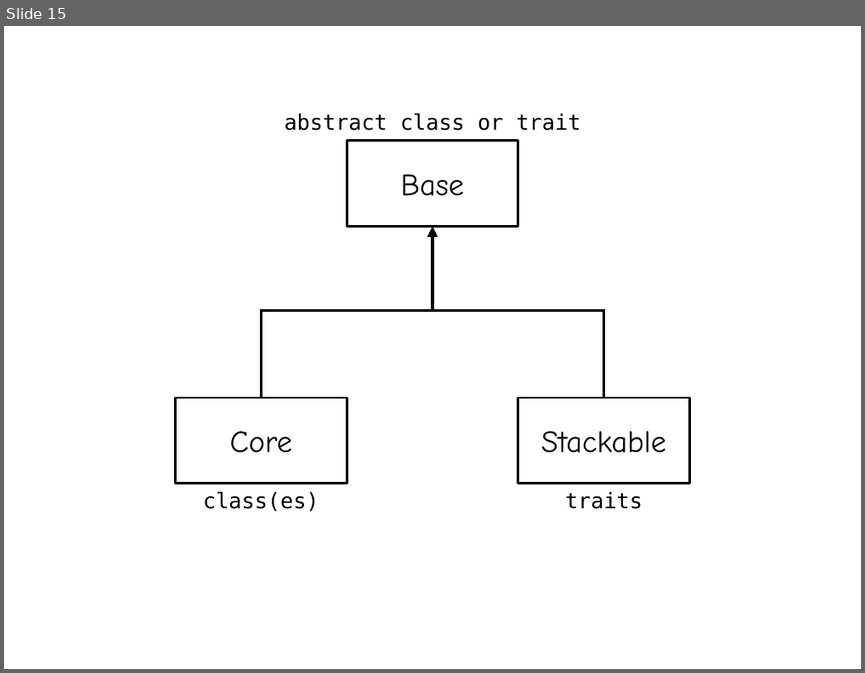
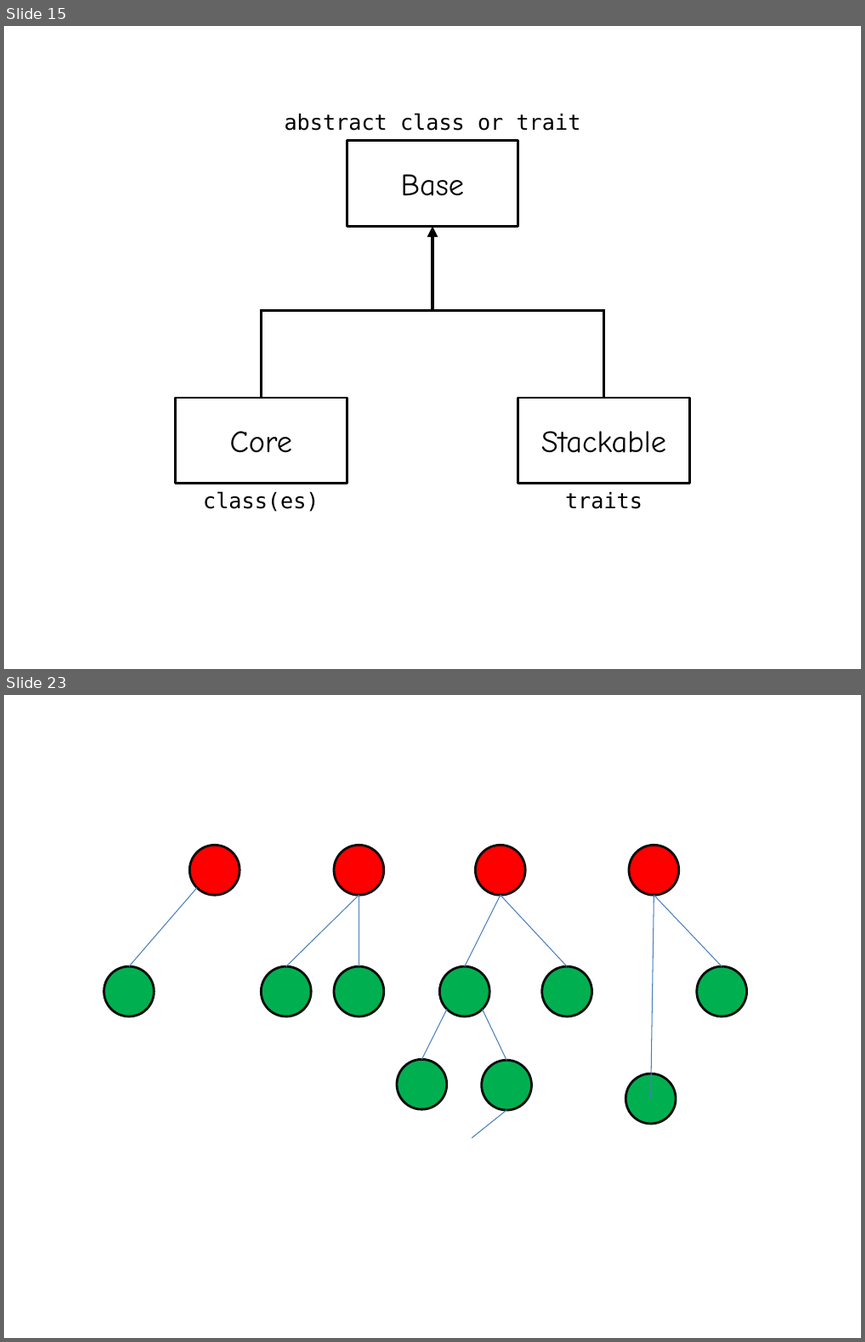
Before and after one commit to agilesteel/Papers, a slide deck: ScalaLecture/source/resources/Graphics.pptx. Shown one above the other, each under a label of ours: slide 15 before the commit, slides 15 and 23 after it; the slides between them are not shown. The pictures are 865x673 and 865x1342 pixels, drawn with LibreOffice and Linux fonts; fonts in the diff are those of the drawing. Boxes give left, top, right and bottom in pixels: in the first picture for what was removed or moved away, otherwise in the second. Text is boxed around its words. In the diff, an @@ line names an element or a change of style, - is before the commit and + after.

```diff
--- a/ScalaLecture/source/resources/Graphics.pptx
+++ b/ScalaLecture/source/resources/Graphics.pptx
@@ slide 23 added at (4,695,861,1338), background #FFFFFF @@
@@ ellipse added at (190,845,239,895), fill #FF0000, outline #0D0D0D 2 pt @@
@@ ellipse added at (334,845,384,895), fill #FF0000, outline #0D0D0D 2 pt @@
@@ ellipse added at (475,845,525,895), fill #FF0000, outline #0D0D0D 2 pt @@
@@ ellipse added at (629,845,678,895), fill #FF0000, outline #0D0D0D 2 pt @@
@@ line added from (129, 967) to (197, 888), #4B7EBC 0.75 pt @@
@@ line added from (358, 895) to (286, 967), #4B7EBC 0.75 pt @@
@@ line added from (358, 895) to (358, 967), #4B7EBC 0.75 pt @@
@@ line added from (500, 895) to (465, 967), #4B7EBC 0.75 pt @@
@@ line added from (500, 895) to (567, 967), #4B7EBC 0.75 pt @@
@@ line added from (653, 895) to (651, 1099), #4B7EBC 0.75 pt @@
@@ line added from (653, 895) to (722, 967), #4B7EBC 0.75 pt @@
@@ ellipse added at (104,967,154,1016), fill #00B050, outline #0D0D0D 2 pt @@
@@ ellipse added at (261,967,311,1016), fill #00B050, outline #0D0D0D 2 pt @@
@@ ellipse added at (334,967,384,1016), fill #00B050, outline #0D0D0D 2 pt @@
@@ ellipse added at (439,967,489,1016), fill #00B050, outline #0D0D0D 2 pt @@
@@ ellipse added at (542,967,591,1016), fill #00B050, outline #0D0D0D 2 pt @@
@@ ellipse added at (696,967,746,1016), fill #00B050, outline #0D0D0D 2 pt @@
@@ line added from (447, 1009) to (422, 1059), #4B7EBC 0.75 pt @@
@@ line added from (482, 1009) to (506, 1060), #4B7EBC 0.75 pt @@
@@ ellipse added at (397,1059,446,1109), fill #00B050, outline #0D0D0D 2 pt @@
@@ ellipse added at (481,1060,531,1110), fill #00B050, outline #0D0D0D 2 pt @@
@@ ellipse added at (625,1074,675,1123), fill #00B050, outline #0D0D0D 2 pt @@
@@ line added from (506, 1110) to (472, 1138), #4B7EBC 0.75 pt @@
```
Also in this commit, not shown: 11 other slides added, 17 other files.
